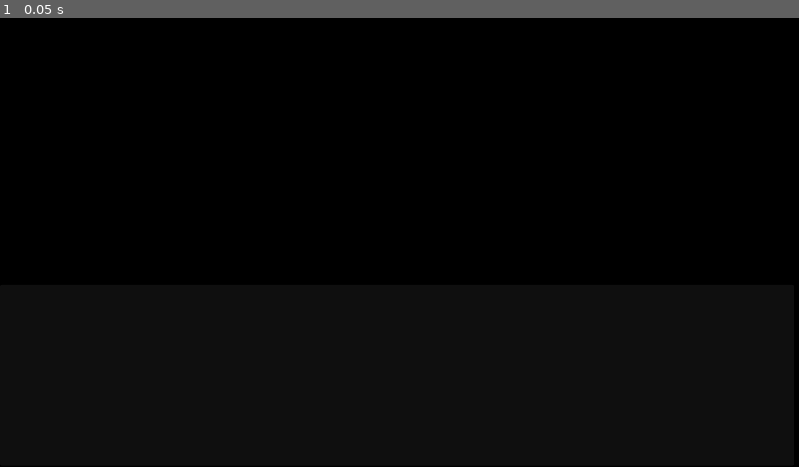
Above: before the commit, frame 1.
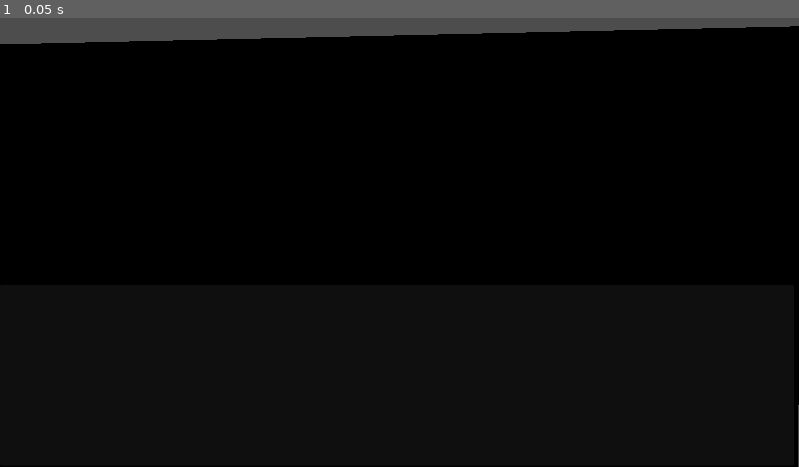
Above: after the commit, the same moment.

Repository: PlataTomasz/fortress
Game: Godot game, scene res://resources/Client.tscn
The game is run twice, just before and just after one commit, with the same random seed, the same clock (stepped at 60 frames per second) and the same inputs.
Inputs:
- Up to frame 1 (0.05 s): no input

The runs differ from the first frame. In frame 1, 3.9% of the frame differs, in the area x 0-100%, y 0-100%.

Commit message:
Added spawnpoints; Camera tracking Node works properly

Diff:
--- a/client/maps/map01.tscn
+++ b/client/maps/map01.tscn
@@ -6,13 +6,6 @@
 [sub_resource type="PlaneMesh" id="PlaneMesh_v35ri"]
 material = SubResource("StandardMaterial3D_28l70")
 size = Vector2(32768, 32768)
-
-[sub_resource type="StandardMaterial3D" id="StandardMaterial3D_my48r"]
-albedo_color = Color(0.243137, 0.423529, 0.545098, 1)
-
-[sub_resource type="BoxMesh" id="BoxMesh_cjuhh"]
-material = SubResource("StandardMaterial3D_my48r")
-size = Vector3(0.2, 0.2, 0.2)
 
 [node name="Map" type="Node3D"]
 
@@ -23,6 +16,10 @@
 
 [node name="Entities" type="Node3D" parent="."]
 
-[node name="1" type="MeshInstance3D" parent="Entities"]
-transform = Transform3D(1, 0, 0, 0, 1, 0, 0, 0, 1, 0.771365, 0, 0.753409)
-mesh = SubResource("BoxMesh_cjuhh")
+[node name="1" type="Entity" parent="Entities"]
+
+[node name="SpawnRed" type="Node3D" parent="."]
+transform = Transform3D(1, 0, 0, 0, 1, 0, 0, 0, 1, -16128, 0, -16128)
+
+[node name="SpawnBlue" type="Node3D" parent="."]
+transform = Transform3D(1, 0, 0, 0, 1, 0, 0, 0, 1, 16128, 0, 16128)
--- a/client/resources/Client.tscn
+++ b/client/resources/Client.tscn
@@ -33,7 +33,7 @@
 transform = Transform3D(0.48496, -0.498088, 0.718834, -0.018516, 0.815928, 0.577858, -0.87434, -0.293548, 0.38647, 1.66169, 0.822818, 1.2462)
 visible = false
 
-[node name="Camera" type="Camera3D" parent="Game"]
+[node name="Camera" type="GameCamera" parent="Game"]
 transform = Transform3D(-4.37114e-08, 1, 4.37114e-08, 0, -4.37114e-08, 1, 1, 4.37114e-08, 1.91069e-15, 0, 4, 0)
 current = true
 
Not shown: 1 places in client/maps/map01.tscn that only renumber resources
Not shown, changed: register_types.cpp
Not shown, changed: src/client/entities/entity.hpp
Not shown, changed: src/client/game.cpp
Not shown, changed: src/client/game.hpp
Not shown, added: src/client/game_camera.cpp
Not shown, added: src/client/game_camera.hpp
Not shown, changed: src/client/player.hpp
